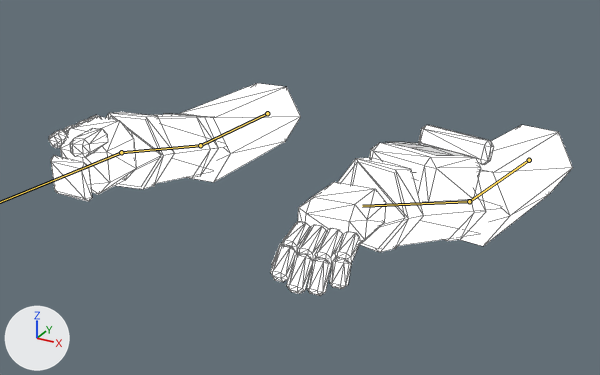
A saved change to the glTF model assets/models/characters/ch_arms.glb.
Both versions are drawn from a 50 mm camera at (0.512, -1.145, 0.129) aimed at (-0.002, -0.211, -0.338). Lighting does not change. The marker at lower left points along +X, +Y and +Z. The first picture is the older version. The bones that change, and the others that lie on the model, are drawn over the model as lines. Mesh edges are drawn as thin lines.

Names of what the first picture shows: 'ch_arms' and 1 more.
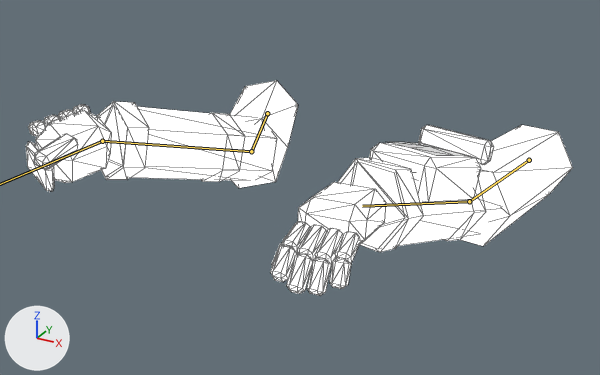
The newer file adds an action. The first version stands in its rest pose; the second is drawn at frame 18 of the action 'hold_tool-loop'.

Changed parts and their boxes (x1, y1, x2, y2) in the pictures (600 x 375 px):
'ch_arms', posed: before (49, 83, 573, 295); after (26, 81, 573, 295)
bone 'arm.R', root to tip: before (267, 113) to (200, 145); after (267, 113) to (251, 151)
bone 'forearm.R', root to tip: before (200, 145) to (121, 152); after (251, 151) to (102, 141)

What changed in the scene script:
```text
Change bone_arm_r:
    where bone_arm_r = bpy.data.objects['arms_rig'].pose.bones['arm.R']  # child of 'root'
    bone_arm_r.rotation_quaternion: (1.0, 0.0, 0.0, 0.0) -> (0.904, -0.16, -0.391, 0.068)  # degrees (0, 0, 0) -> degrees (-28, -43, 20)
Change bone_forearm_r:
    where bone_forearm_r = bpy.data.objects['arms_rig'].pose.bones['forearm.R']  # child of 'arm.R'
    bone_forearm_r.rotation_quaternion: (1.0, 0.0, 0.0, 0.0) -> (0.861, 0.502, 0.07, -0.041)  # degrees (0, 0, 0) -> degrees (61, 9, 0)
Change bone_hand_r:
    where bone_hand_r = bpy.data.objects['arms_rig'].pose.bones['hand.R']  # child of 'forearm.R'
    bone_hand_r.rotation_quaternion: (1.0, 0.0, 0.0, 0.0) -> (0.977, -0.21, 0.006, -0.026)  # degrees (0, 0, 0) -> degrees (-24, 0, -3)
```
